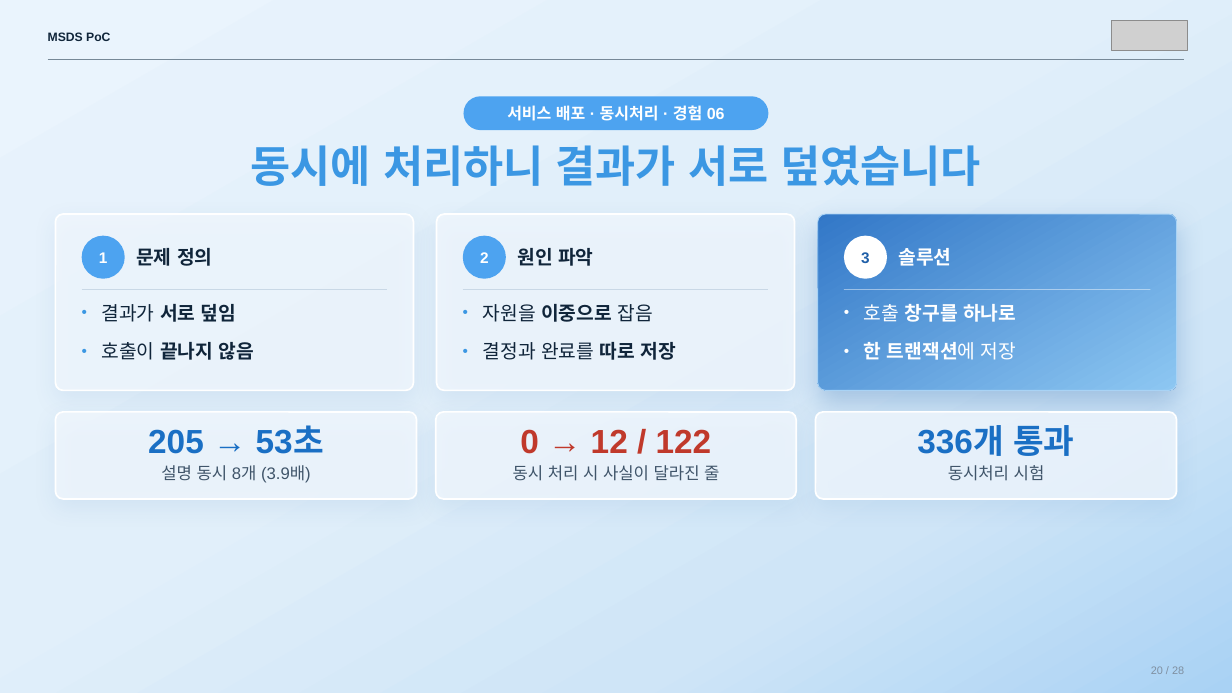
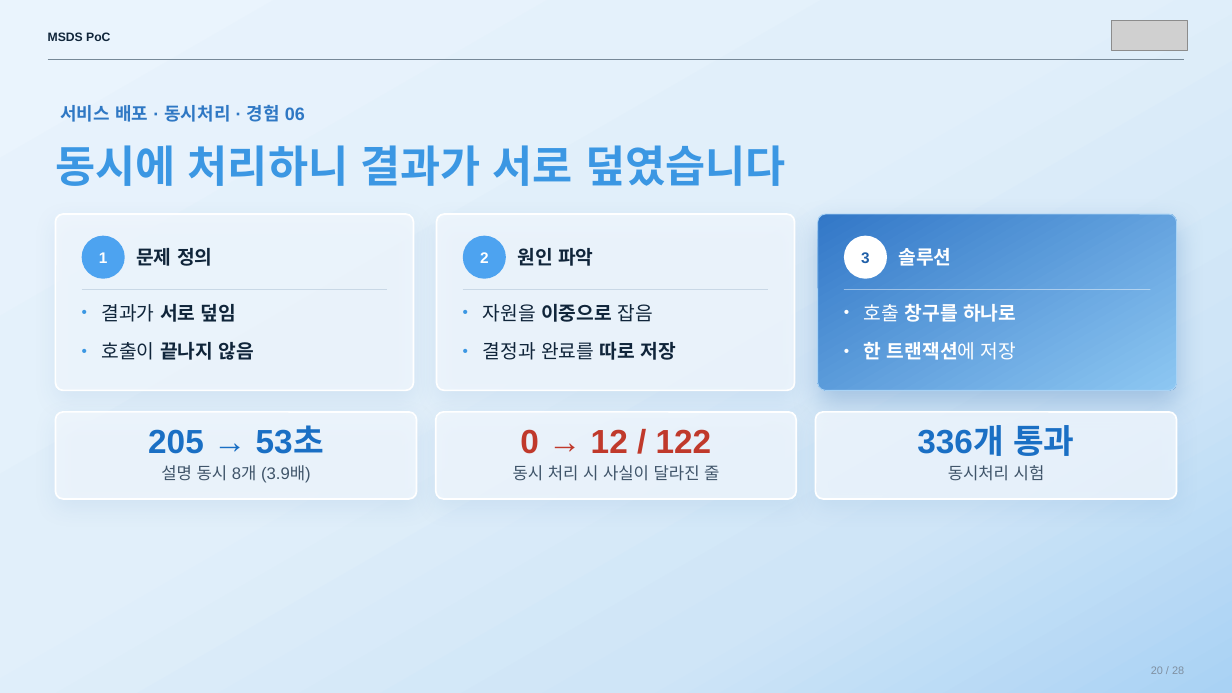
Before and after one commit to sunub/for-digital-divide, a slide deck: slide 20 of MSDS_PoC_flat.pptx. Drawn at 1232x693 pixels with LibreOffice and Linux fonts; fonts in the diff are those of the drawing; grey boxes stand for pictures. Boxes give left, top, right and bottom in pixels: in the first picture for what was removed or moved away, otherwise in the second. Text is boxed around its words. In the diff, an @@ line names an element or a change of style, - is before the commit and + after.

```diff
--- a/MSDS_PoC_flat.pptx
+++ b/MSDS_PoC_flat.pptx
@@ text "서비스 배포 · 동시처리 · ...": place and size @@
-text "서비스 배포 · 동시처리 · ..." at (464,96,769,130)
+text "서비스 배포 · 동시처리 · ..." at (60,105,305,122)
@@ text "서비스 배포 · 동시처리 · ..." at (60,105,305,122): size 12.5 to 14 pt, text colour #FFFFFF to #2F78C4; alignment centre to left; fill #4DA3F0 to none @@
@@ text "동시에 처리하니 결과가 서로 덮였습니다": place and size @@
-text "동시에 처리하니 결과가 서로 덮였습니다" at (251,145,981,186)
+text "동시에 처리하니 결과가 서로 덮였습니다" at (55,145,785,186)
@@ text "동시에 처리하니 결과가 서로 덮였습니다" at (55,145,785,186): alignment centre to left @@
```
Also in this commit, not shown: 24 other slides changed.
